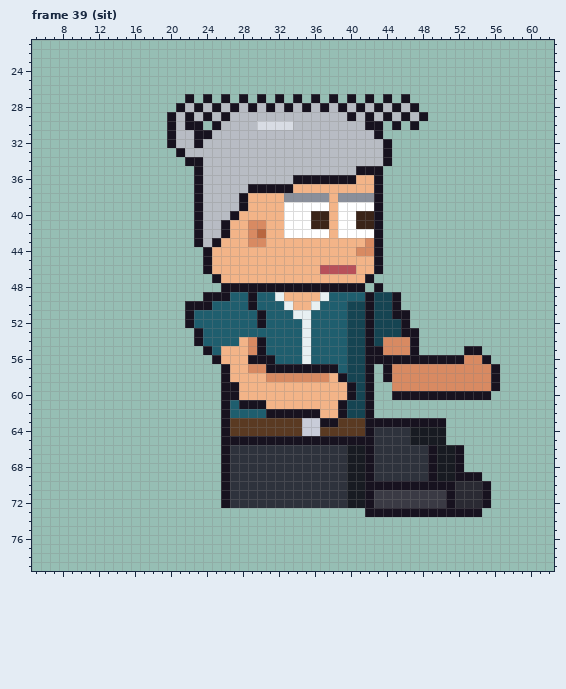
Pixel-art file: sprites/expo/expo_tina_right_anim.aseprite. Above, as it was before the edit.
64x80 pixels, 129 frames. Shown: frame 39 (sit): x 5..62, y 21..79. The old version is drawn lined up with the new one. The commit also changed other frames, which this record leaves out.
New version:
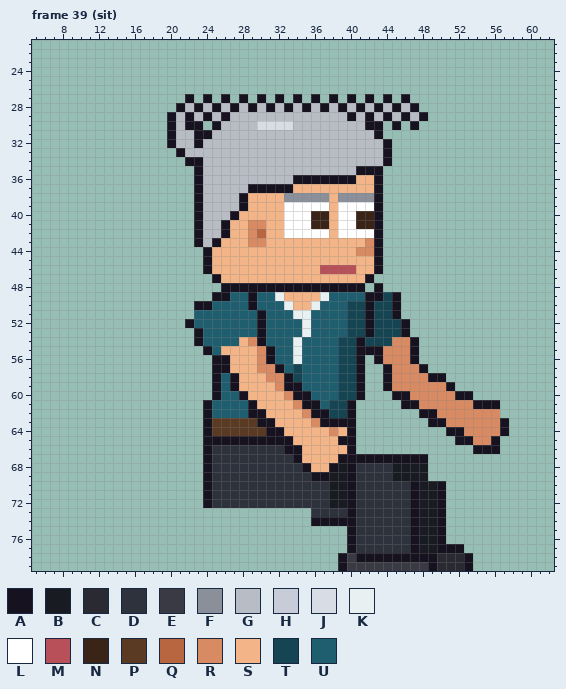
Palette (. is transparent): A #17121f  B #181b22  C #2a2a33  D #2e323c  E #3a3a44  F #8a8f9a  G #b8bcc4  H #c8ccd8  J #d8dce4  K #e8f0f2  L #ffffff  M #b8505a  N #3a2418  P #5a3a22  Q #b8663f  R #d88a62  S #f3b488  T #154452  U #1f5e6e
The exact change:
whole drawing moved by +2,-6 (the old picture is shown already moved)
Frame 39 (sit):
y 49: x 24 A -> .; x 43 T -> A
y 50: x 22 A -> .
y 51: x 22 A -> .; x 46 A -> .
y 53: x 30 U -> A; x 47 A -> .
y 54: x 34..35 UK -> KU; x 39 U -> T; x 41..42 TA -> AT; x 44 R -> T
y 55: x 29..31 RAU -> SRA; x 34..35 UK -> KU; x 39 U -> T; x 41 T -> A; x 53..54 AA -> ..
y 56: x 26 S -> A; x 29..30 AA -> SR; x 34..35 UK -> KU; x 39 U -> T; x 41..42 TA -> A.; x 44..46 AAA -> RRR; x 48..55 AAAAARRA -> ........
y 57: x 25 . -> A; x 29 R -> S; x 31 A -> R; x 33..39 AAAAAAU -> UTUUUUT; x 41..42 TA -> A.; x 48..56 RRRRRRRRA -> A........
y 58: x 25..27 .AS -> AUA; x 33..39 RRRRRSA -> ATUUUUT; x 41..42 TA -> A.; x 49..56 RRRRRRRA -> AA......
y 59: x 25..26 .A -> AU; x 32..42 SSSSSSSSATA -> RAAUUUUTTA.; x 44 . -> A; x 51..56 RRRRRA -> A.....
y 60: x 25..28 .AAS -> AUUA; x 33..42 SSSSSSSATA -> RAAUUUTTA.; x 47..51 AAAAA -> RRRRR; x 54..55 AA -> ..
y 61: x 24..26 ..A -> AUU; x 28 A -> U; x 30 A -> S; x 34..42 SSSSSATTA -> RAAUTTA..; x 46..56 ........... -> AARRRRRRAAA
y 62: x 24..26 ..A -> AUU; x 29..35 UUAAAAA -> AASSSSR; x 37..42 SSATTA -> ATTA..; x 48..56 ......... -> AARRRRRRR
y 63: x 24..26 ..A -> APP; x 30..36 PPPPPHH -> AASSSSR; x 39..48 PPPAAAAAAA -> AA........; x 51..57 ....... -> RRRRRRA
y 64: x 24..26 ..A -> APP; x 31..57 PPPPHHPPPPPADDDDBBBB....... -> AASSSSSRSA..........AARRRRA
y 65: x 24..25 .. -> AA; x 34..38 AAAAA -> SSSSS; x 41..50 AADDDDBBBB -> ..........; x 52..56 ..... -> AARRA
y 66: x 24..26 ..A -> ADD; x 33..52 DDDDDDDBBADDDDDDABBA -> AASSSSSA............; x 54..56 ... -> AAA
y 67: x 24..26 ..A -> ADD; x 34..41 DDDDDDBB -> ASSSSAAA; x 43..52 DDDDDDABBA -> AAAAAA....
y 68: x 24..26 ..A -> ADD; x 35..42 DDDDDBBA -> ASSABADD; x 45..52 DDDDABBA -> BBBB....
y 69: x 24..26 ..A -> ADD; x 36..42 DDDDBBA -> AABBADD; x 45..54 DDDDABBAAA -> BBBB......
y 70: x 24..26 ..A -> ADD; x 38..46 DDBBAAAAA -> BBADDDDDD; x 48..49 AA -> BB; x 51..55 ACCCA -> .....
y 71..72: x 24..26 ..A -> ADD; x 38..55 DDBBAEEEEEEEEACCCA -> BBADDDDDDABBA.....
y 73: x 36..46 ......AAAAA -> DDDDADDDDDD; x 48..49 AA -> BB; x 51..54 AAAA -> ....
y 74: x 36..50 ............... -> AAAAADDDDDDABBA
y 75..76: x 40..50 ........... -> ADDDDDDABBA
y 77: x 40..52 ............. -> ADDDDDDABBAAA
y 78: x 39..53 ............... -> AEAAAAAAAAACCCA
y 79: x 39..53 ............... -> AEEEEEEEEEACCCA
Boxes around the changes in both pictures, in picture pixels (x1, y1, x2, y2):
changed: (185, 292, 509, 571)
